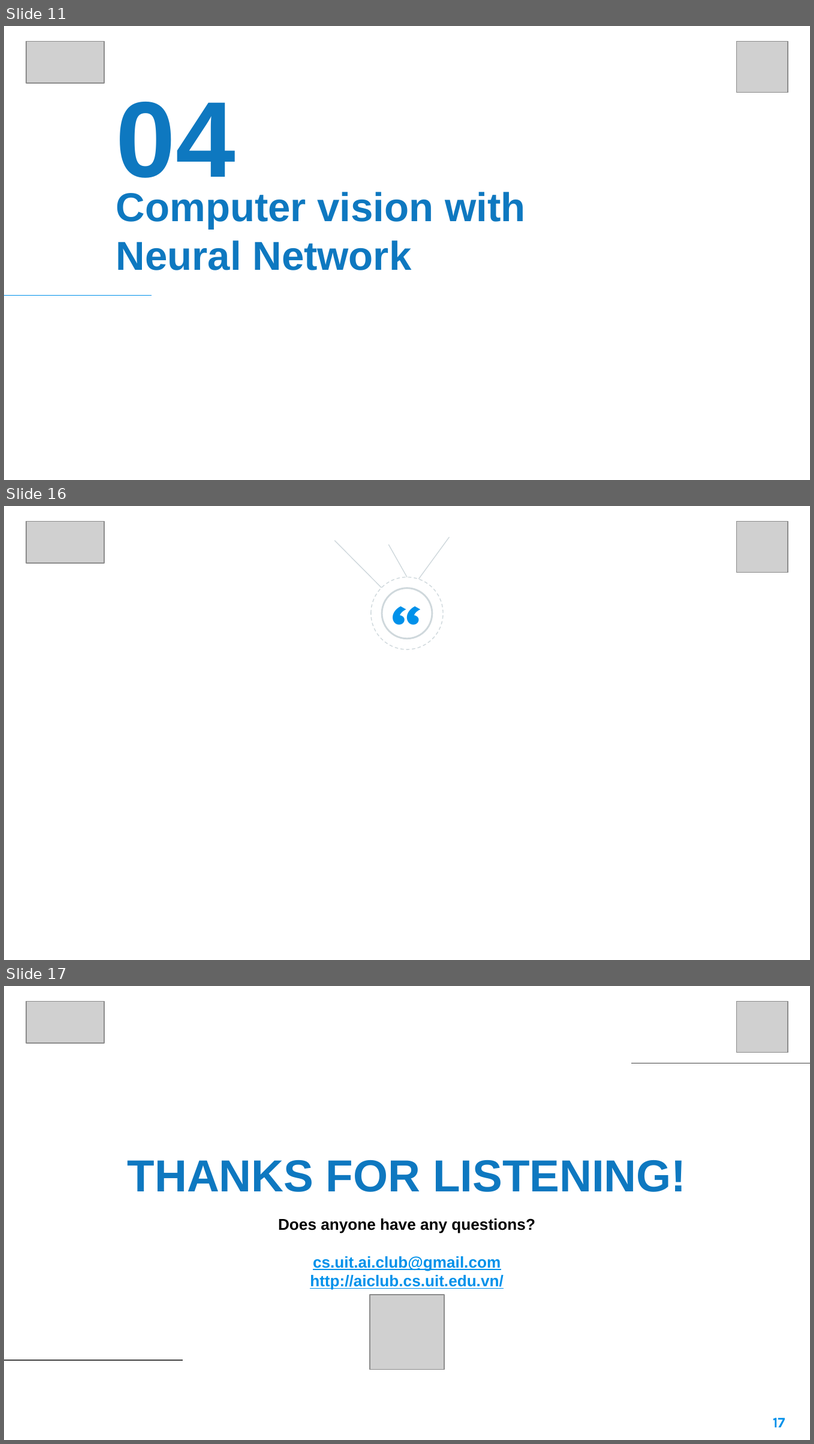
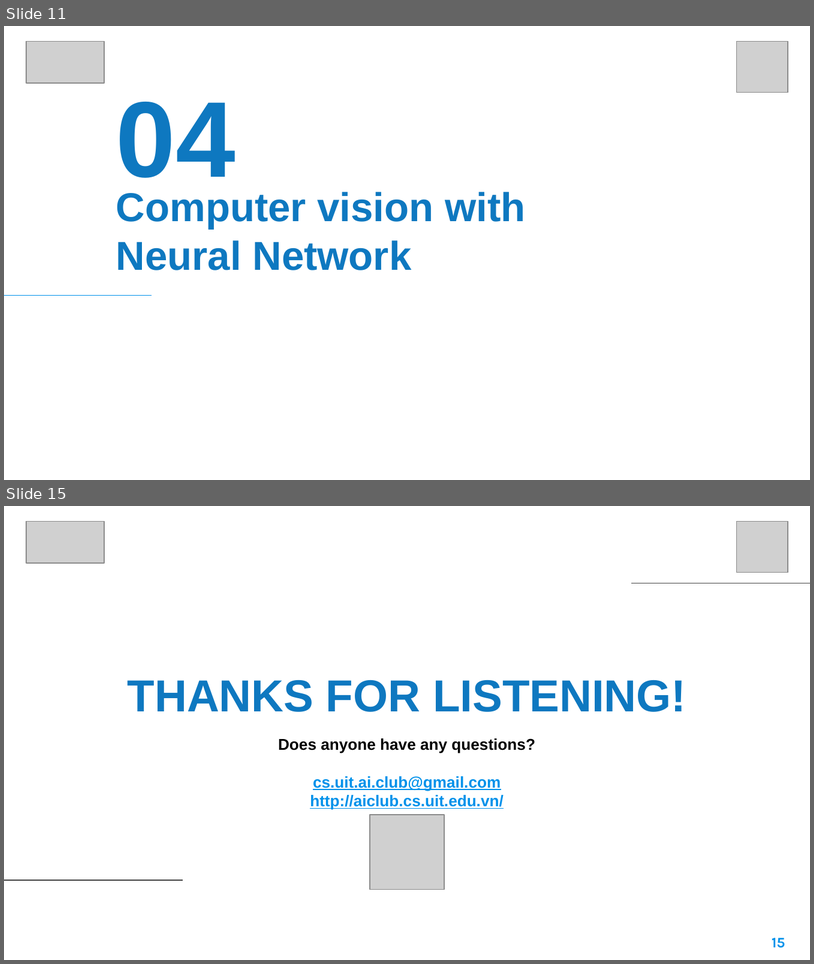
Before and after one commit to VinhDevNguyen/Tensorflow_Seminar, a slide deck: 1_Introduction_To_TF/Week_2/Slide/An_Introduction_to_computer_vision.pptx. Shown one above the other, each under a label of ours: slides 11, 16 and 17 before the commit, slides 11 and 15 after it; the slides between them are not shown. The pictures are 814x1444 and 814x964 pixels, drawn with LibreOffice and Linux fonts; fonts in the diff are those of the drawing; grey boxes stand for pictures; background and template pictures are left out. Boxes give left, top, right and bottom in pixels: in the first picture for what was removed or moved away, otherwise in the second. Text is boxed around its words. In the diff, an @@ line names an element or a change of style, - is before the commit and + after.

```diff
--- a/1_Introduction_To_TF/Week_2/Slide/An_Introduction_to_computer_vision.pptx
+++ b/1_Introduction_To_TF/Week_2/Slide/An_Introduction_to_computer_vision.pptx
@@ slide 16 removed at box(4, 506, 810, 960), background picture (left out) @@
@@ picture removed at box(27, 522, 105, 563) @@
@@ picture removed at box(737, 522, 789, 573) @@
@@ line removed from (335, 541) to (381, 588) @@
@@ line removed from (419, 579) to (449, 537) @@
@@ line removed from (407, 577) to (389, 545) @@
@@ text removed at box(342, 576, 472, 633) @@
-“
@@ ellipse removed at box(371, 577, 443, 649) @@
@@ ellipse removed at box(382, 588, 432, 639) @@
@@ what was slide 17 is now slide 15 @@
@@ page number at box(772, 937, 786, 948): text changed @@
-17
+15
```
Also in this commit, not shown: 2 slides changed, 2 slides added, 3 other slides removed.
